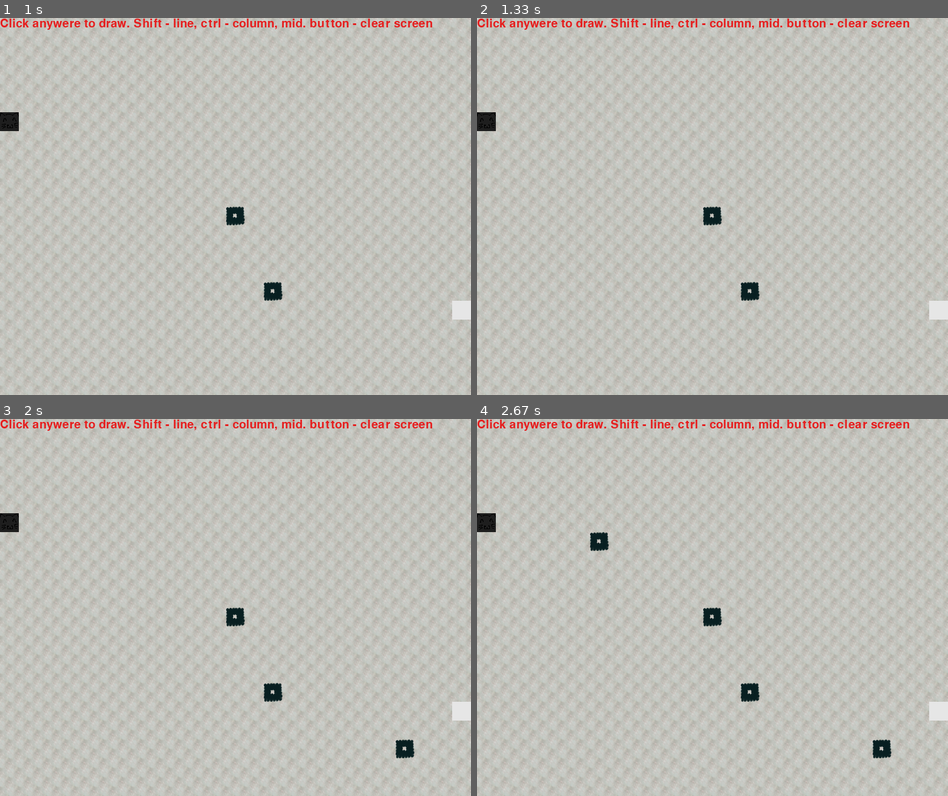
Above: before the commit, frames 1-4 (two rows, left to right).
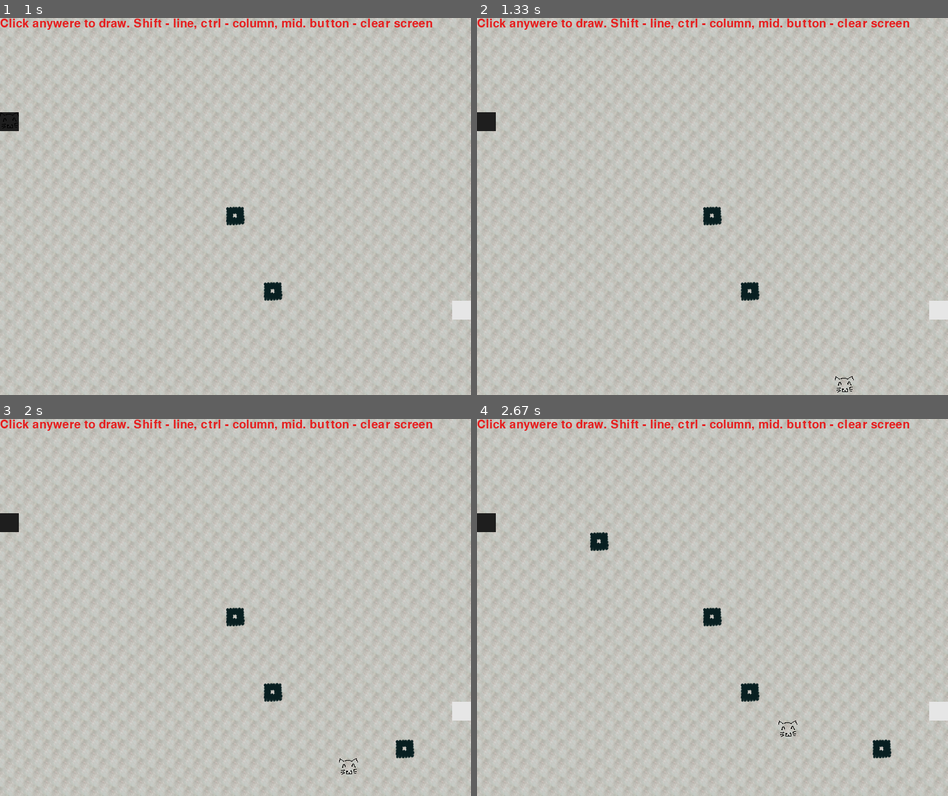
Above: after the commit, the same moments.

Repository: amarao/fun_came
Game: pygame game, started from learn/pathfinding/pathplay.py
The game is run twice, just before and just after one commit, with the same random seed, the same clock (stepped at 60 frames per second) and the same inputs. The source is Python 2; it was converted automatically to run under Python 3.
Inputs (mouse positions are in pixels of both pictures, inside the frame that each line leads up to):
- Up to frame 1 (1 s): click (235, 206) at 0.38 s; click (282, 289) at 0.83 s
- Up to frame 2 (1.33 s): move the mouse to (886, 338) at 1.13 s
- Up to frame 3 (2 s): click (409, 739) at 1.38 s; move the mouse to (122, 532) at 1.77 s
- Up to frame 4 (2.67 s): click (599, 532) at 2.05 s; move the mouse to (712, 652) at 2.47 s

Frame 1 is identical in both runs. In frame 2, less than 0.1% of the frame differs, in the area x 0-80%, y 25-100%; in frame 3, less than 0.1%; in frame 4, less than 0.1%.

Commit message:
Fix some crazy stuff, make kitten moving (no pathfinding yet)

Diff:
--- a/learn/pathfinding/pathplay.py
+++ b/learn/pathfinding/pathplay.py
@@ -1,4 +1,4 @@
-#!/usr/bin/python
+#!/usr/bin/python -u
 '''
     Targets:
         * Create framework for path finding:
@@ -20,14 +20,35 @@
 
 class Creep(object): #no animation yet
     def __init__(self,sprite, cell_size,initial_pos):
-        self.sprite=pygame.image.load(sprite).convert_alpha()
-        self.cell_size=cell_size
-        self.pos=initial_pos
-
-    def make_move(self,area):
-        pass
+        self.sprite = pygame.image.load(sprite).convert_alpha()
+        self.cell_size = cell_size
+        self.pos = initial_pos
+        self.speed = 25
+        self.delay = self.speed
+        self.pathfind=[]
+
+    def move(self,area):
+        if self.delay:
+            self.delay -= 1
+            return None
+        else:
+            self.delay = self.speed
+        print "+",
+        if area.get_cell(self.pos) == "Finish":
+            self.pos = area.get_start()
+            self.path = None
+        if self.pathfind:
+            old_pos=self.pos
+            self.pos=self.pathfind.pop()
+            print "old",old_pos, "new:", self.pos
+            return old_pos
+        else:
+            print "*",
+            self.pathfind=self.a_star_pathfind(self.pos, area)
+            return self.pos
 
     def get_pixel_position(self):
+        print "position", (self.pos[0]*self.cell_size[0],self.pos[1]*self.cell_size[1])
         return (self.pos[0]*self.cell_size[0],self.pos[1]*self.cell_size[1])
 
     def update(self,surface):
@@ -35,7 +56,14 @@
             make a blit, return update rect
         '''
         surface.blit(self.sprite,self.get_pixel_position())
-        return pygame.Rect(self.get_pixel_position(),self.sprite.get_size())
+        return pygame.Rect(self.get_pixel_position(),self.cell_size)
+
+    def a_star_pathfind(self,pos,area):
+        '''
+            Implements a* pathfinding algorithm. http://en.wikipedia.org/wiki/A*_search_algorithm
+        '''
+        #not really, just stub to test the rest
+        return [(a,a) for a in xrange(20)]
 
 class AreaMap:
     def __init__(self, size, empty_image, filled_image, message=None):
@@ -89,6 +117,18 @@
         self.area[x][y] = "Finish"
         self.queue.add((x, y))
 
+    def get_start(self):
+        for x in self.size[0]:
+            for y in self.size[y]:
+                if self.area[x][y]=="Start":
+                    return (x,y)
+
+    def get_finish(self):
+        for x in self.size[0]:
+            for y in self.size[y]:
+                if self.area[x][y]=="Finish":
+                    return (x,y)
+
     def clear(self):
         for x in range(self.size[0]):
             for y in range (self.size[1]):
@@ -154,6 +194,7 @@
     def update_cell(self, disp, cell):
         reg_x = cell[0]*self.cell_size[0]
         reg_y = cell[1]*self.cell_size[1]
+        print "updating:", cell, reg_x, reg_y
         if self.area[cell[0]][cell[1]]== True:
             pattern = self.fill
         elif self.area[cell[0]][cell[1]] == False:
@@ -162,11 +203,18 @@
             pattern = self.finish
         elif self.area[cell[0]][cell[1]] == "Start":
             pattern = self.start
+        else:
+            print "wat?"
         disp.blit(pattern,(reg_x, reg_y))
         reg=pygame.rect.Rect((reg_x, reg_y), self.cell_size)
         self.update_rects.append(reg)
+#        print "update_rects", self.update_rects
 
     def update(self, disp):
+        mob_old_pos = self.mob.move(self)
+        if mob_old_pos:
+            self.queue.add(mob_old_pos)
+            print "old", mob_old_pos, self.queue
         if not self.queue:
             return
         for item in self.queue:
